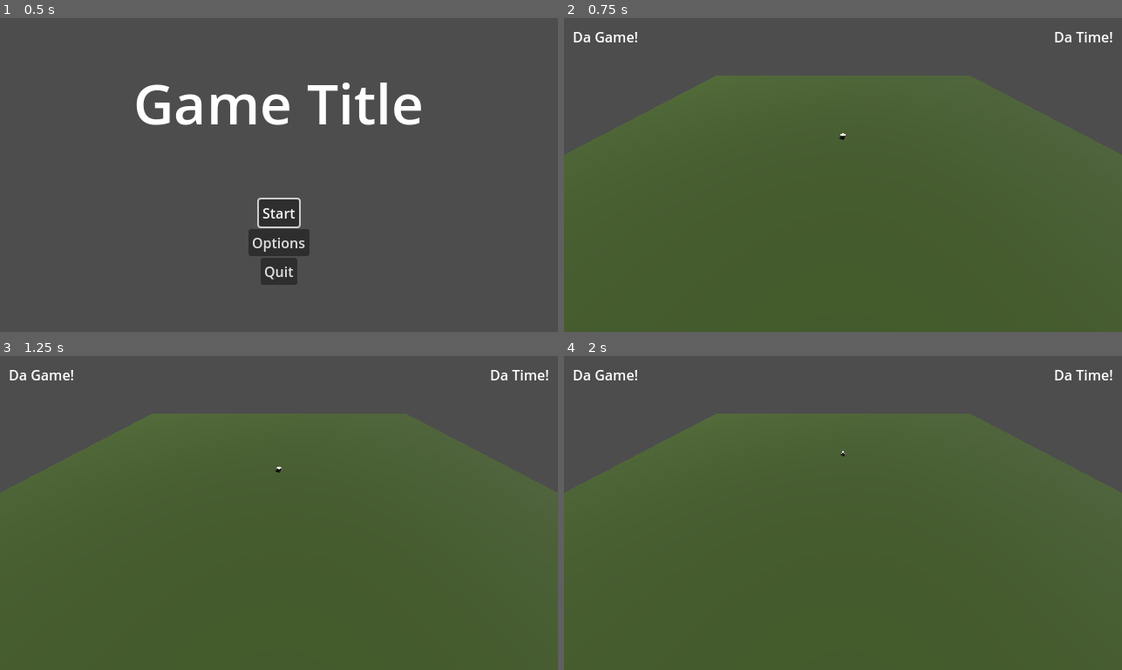
Above: before the commit, frames 1-4 (two rows, left to right).
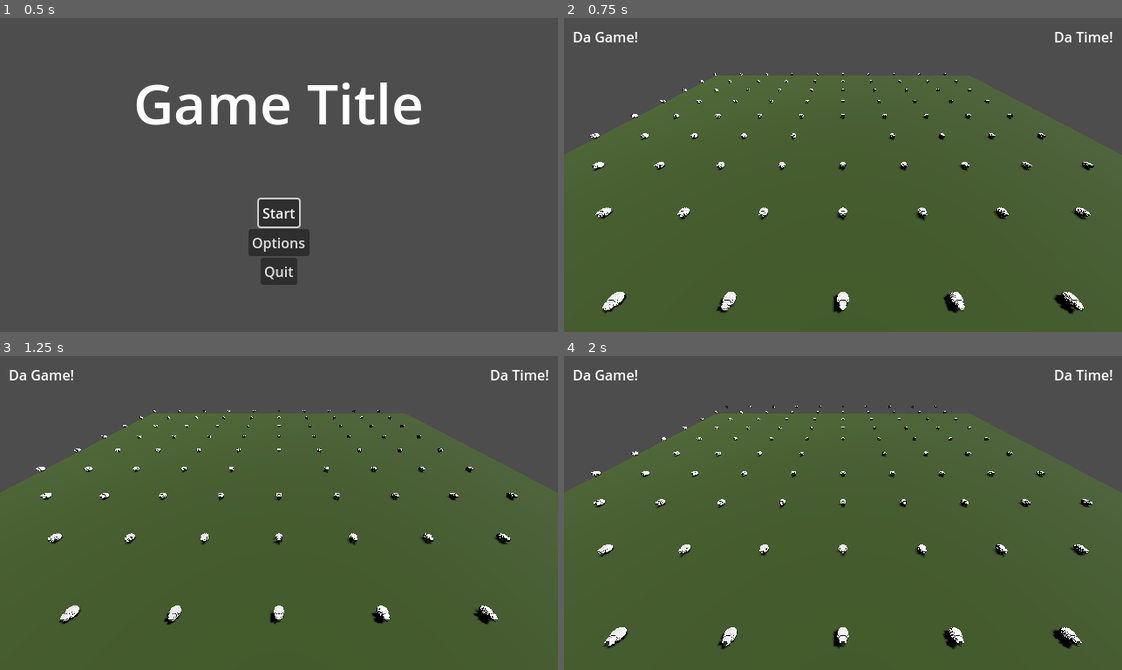
Above: after the commit, the same moments.

Repository: hunttis/ld-58
Game: Godot game, scene res://assets/scenes/master.tscn
Two runs of this game, one before a commit and one after it. Both use one fixed random seed, a clock stepped at 60 frames per second and the inputs below.
Inputs:
- Up to frame 1 (0.5 s): no input
- Up to frame 2 (0.75 s): click "Start" at 0.5 s
- Up to frame 3 (1.25 s): no input
- Up to frame 4 (2 s): no input

Frame 1 is identical in both runs. In frame 2, 2.1% of the frame differs, in the area x 4-95%, y 17-95%; in frame 3, 1.7%; in frame 4, 2.1%.

Commit message:
add 100 sheeps

Diff:
--- /dev/null
+++ b/assets/scenes/game.gd
@@ -0,0 +1,10 @@
+extends Node3D
+
+const SheepScene = preload("uid://divjv3eaenwq7")
+
+func _ready():
+  for x in range(10):
+    for z in range(10):
+      var sheep = SheepScene.instantiate()
+      sheep.position = Vector3(x * 10 - 50, 0, z * 10 - 50)
+      add_child(sheep)
--- a/assets/scenes/game.tscn
+++ b/assets/scenes/game.tscn
@@ -1,5 +1,6 @@
-[gd_scene load_steps=5 format=3 uid="uid://41ihcei70jgf"]
+[gd_scene load_steps=6 format=3 uid="uid://41ihcei70jgf"]
 
+[ext_resource type="Script" uid="uid://cdndksq01g27t" path="res://assets/scenes/game.gd" id="1_5gf0t"]
 [ext_resource type="PackedScene" uid="uid://d2n143c74e0i6" path="res://assets/scenes/ui/ui.tscn" id="1_cb66b"]
 [ext_resource type="PackedScene" uid="uid://divjv3eaenwq7" path="res://assets/scenes/game/sheep/Sheep.tscn" id="2_dis88"]
 
@@ -11,6 +12,7 @@
 size = Vector2(100, 100)
 
 [node name="Game" type="Node3D"]
+script = ExtResource("1_5gf0t")
 
 [node name="Ui" parent="." instance=ExtResource("1_cb66b")]
 
Not shown, added: assets/scenes/game.gd.uid
